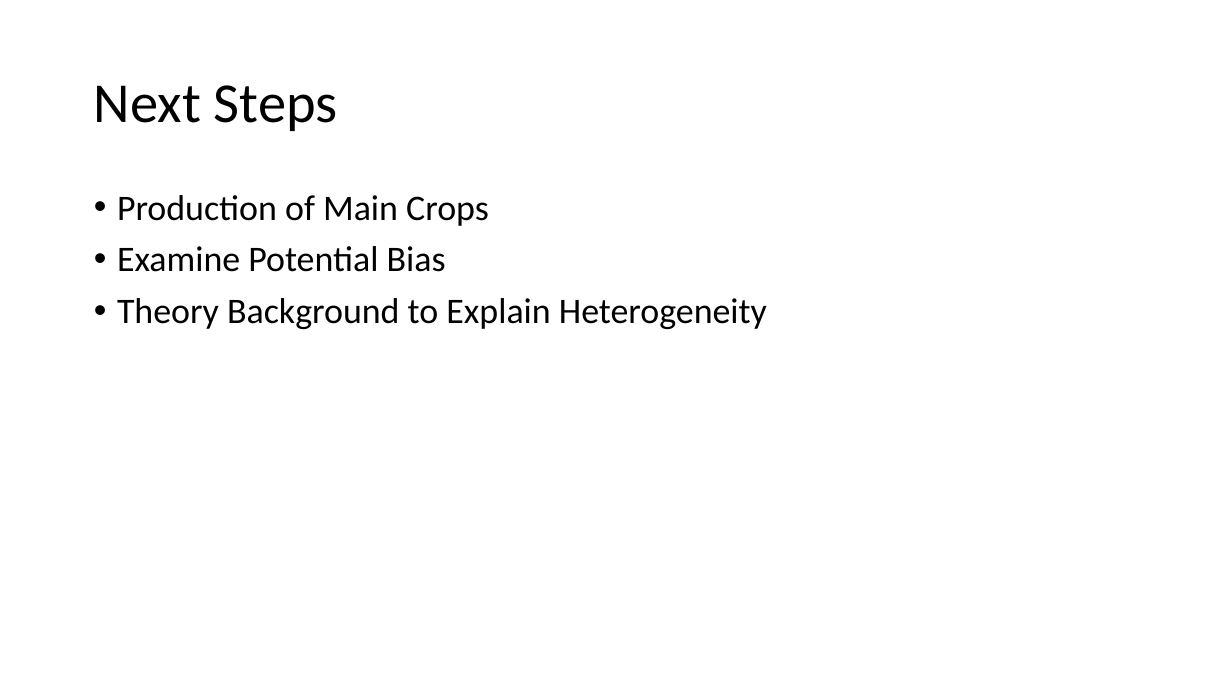
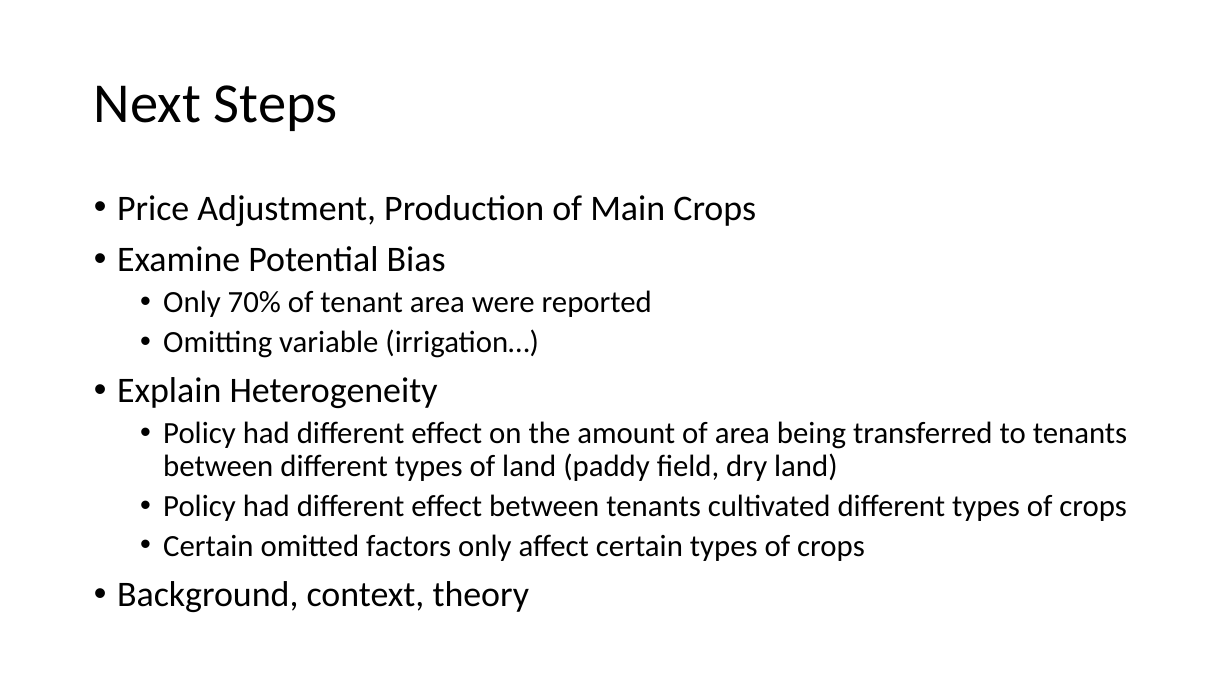
Before and after one commit to BobLinChiBo/Taiwan_Land, a slide deck: slide 11 of Presentation.pptx. Drawn at 1232x693 pixels with LibreOffice and Linux fonts; fonts in the diff are those of the drawing. Boxes give left, top, right and bottom in pixels: in the first picture for what was removed or moved away, otherwise in the second. Text is boxed around its words. In the diff, an @@ line names an element or a change of style, - is before the commit and + after.

```diff
--- a/Presentation.pptx
+++ b/Presentation.pptx
@@ text at <box>117,195,756,226</box>: text changed @@
-• Production of Main Crops
+• Price Adjustment, Production of Main Crops
@@ text at <box>117,290,1127,612</box>: text changed; size 28 to 24 pt @@
-• Theory Background to Explain Heterogeneity
+  • Only 70% of tenant area were reported
+  • Omitting variable (irrigation…)
+• Explain Heterogeneity
+  • Policy had different effect on the amount of area being transferred to tenants between different types of land (paddy field, dry land)
+  • Policy had different effect between tenants cultivated different types of crops
+  • Certain omitted factors only affect certain types of crops
+• Background, context, theory
```
Also in this commit, not shown: 1 other slide changed, 24 other files.
